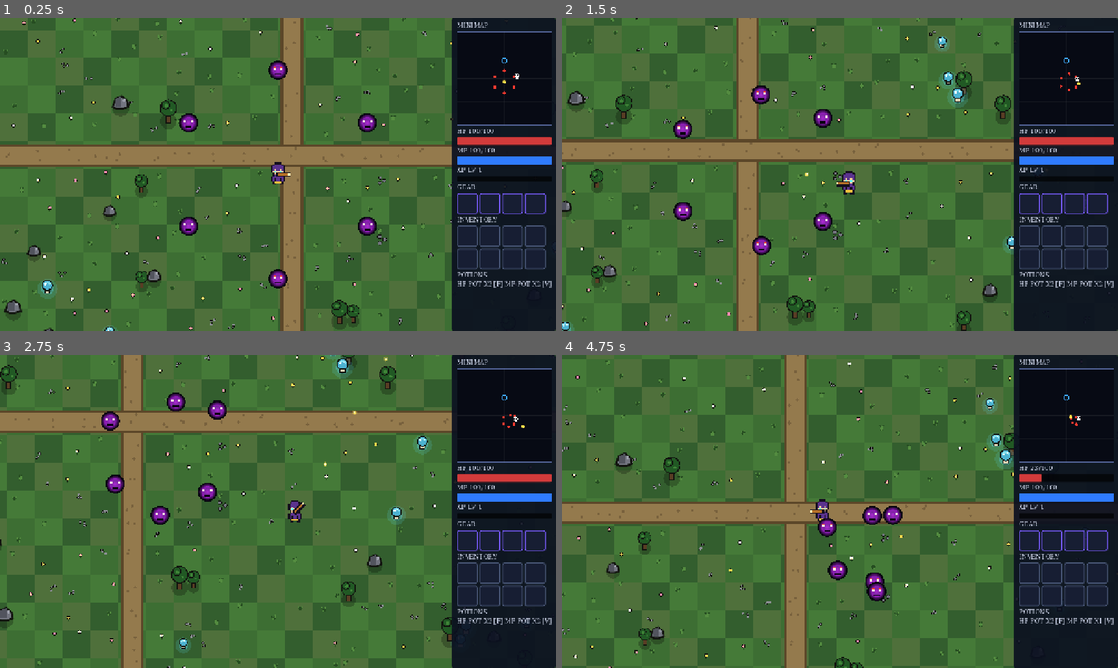
Above: before the commit, frames 1-4 (two rows, left to right).
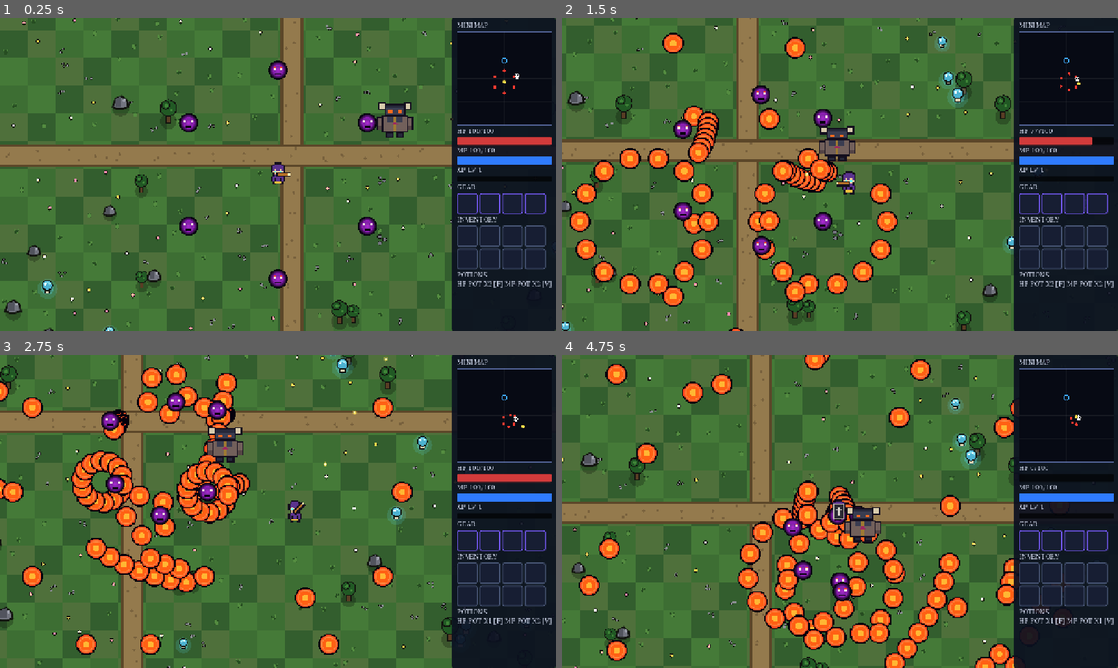
Above: after the commit, the same moments.

Repository: JaysTilted/gravebag-godot
Game: Godot game, scene res://src/main.tscn
The game is run twice, just before and just after one commit, with the same random seed, the same clock (stepped at 60 frames per second) and the same inputs.
Inputs (mouse positions are in pixels of both pictures, inside the frame that each line leads up to):
- Up to frame 1 (0.25 s): no input
- Up to frame 2 (1.5 s): move the mouse to (962, 158) at 0.52 s; hold D (move_right) 0.53-1.28 s; tap Space (ability_dash) at 0.6 s; click (962, 158) at 0.67 s; move the mouse to (728, 190) at 1.27 s; hold S (move_down) from 1.28 s (still down); tap I (autofire_toggle) at 1.35 s
- Up to frame 3 (2.75 s): move the mouse to (333, 442) at 2.02 s; release S (move_down) at 2.03 s; hold D (move_right) from 2.03 s (still down); tap F (potion_hp) at 2.1 s
- Up to frame 4 (4.75 s): move the mouse to (812, 574) at 2.77 s; release D (move_right) at 2.78 s; hold W (move_up) 2.78-3.53 s; tap V (potion_mp) at 2.85 s; click (812, 574) at 2.92 s; move the mouse to (1006, 558) at 3.52 s; hold A (move_left) from 3.53 s (still down); tap Space (ability_dash) at 3.6 s; move the mouse to (673, 464) at 4.27 s; tap I (autofire_toggle) at 4.35 s

The runs differ from the first frame. In frame 1, 0.6% of the frame differs, in the area x 67-75%, y 26-39%; in frame 2, 8.6%; in frame 3, 11%; in frame 4, 44%, in the area x 0-94%, y 0-100%.

Commit message:
CCGS final: wire HUD juice via play_varied/death_sting, warm-bullet readability, bug-bash nulls/stuck states

Diff:
--- a/src/bosses/warden.gd
+++ b/src/bosses/warden.gd
@@ -76,7 +76,13 @@
 	hp = max_hp
 	phase = Phase.ONE
 	fire_left = volley_interval_p1
+	# Ghost drift like CombatEnemy (damage travels via bullets, never
+	# contact): without this a code-spawned warden keeps default 1/1 layers
+	# and can wedge against realm prop blockers or shove the player.
+	collision_layer = 2
+	collision_mask = 0
 	_ensure_sprite()
+	_ensure_shape()
 
 
 func _process(_delta: float) -> void:
@@ -329,9 +335,32 @@
 
 
 func _ensure_sprite() -> void:
+	# Dive spawns the warden via WardenScript.new() (no scene), so there is
+	# no Body child: create one or the boss fights invisible with no taunt
+	# flash. Scene-spawned wardens already have Body; just fill its texture.
 	var spr := get_node_or_null("Body") as Sprite2D
-	if spr != null and spr.texture == null:
+	if spr == null:
+		spr = Sprite2D.new()
+		spr.name = "Body"
+		spr.texture_filter = CanvasItem.TEXTURE_FILTER_NEAREST
+		spr.scale = Vector2(3, 3)
 		spr.texture = make_brute_texture()
+		add_child(spr)
+	elif spr.texture == null:
+		spr.texture = make_brute_texture()
+
+
+func _ensure_shape() -> void:
+	# Code-spawned wardens have no CollisionShape2D (scene provides it).
+	# Ghost shape keeps move_and_slide stable without adding new blockers.
+	var col := get_node_or_null("CollisionShape2D") as CollisionShape2D
+	if col == null:
+		col = CollisionShape2D.new()
+		col.name = "CollisionShape2D"
+		var circle := CircleShape2D.new()
+		circle.radius = 20.0
+		col.shape = circle
+		add_child(col)
 
 
 static func _px(img: Image, x: int, y: int, c: Color) -> void:
--- a/src/combat/bullet.gd
+++ b/src/combat/bullet.gd
@@ -4,9 +4,9 @@
 ##
 ## One instance flies one shot at a time; a [CombatBulletPool] owns the
 ## instances and reuses them, so gameplay never allocates mid-volley.
-## Look (rotmg-feel: dense bright enemy shots with white cores vs thin cyan
-## player needle) is code-generated — see [method make_texture], dark outlines
-## included, no external assets.
+## Look (rotmg-feel: dense bright enemy shots with warm orange/red cores vs
+## thin cyan player needle + cool white/cyan loot) is code-generated — see
+## [method make_texture], dark outlines included, no external assets.
 ##
 ## Collision convention (no player files touched; player side must match):
 ## layer 1 = player body, layer 2 = enemies,
@@ -40,7 +40,7 @@
 
 ## True while flying. False while parked in the pool.
 var active := false
-## Team.PLAYER (thin cyan needle) or Team.ENEMY (dense bright orb, white core).
+## Team.PLAYER (thin cyan needle) or Team.ENEMY (dense warm orb, orange/red core).
 var team: int = Team.ENEMY
 ## Collision radius in pixels. Also scales the sprite.
 var radius := BASE_RADIUS
@@ -123,9 +123,16 @@
 		deactivate()
 		return
 	if is_inside_tree():
-		var bounds: Rect2 = get_viewport_rect().grow(DESPAWN_MARGIN)
-		if not bounds.has_point(global_position):
-			deactivate()
+		var vp := get_viewport()
+		if vp != null:
+			# Camera-aware despawn: viewport rect is screen space, so map
+			# it back to world space. The old raw has_point(global_position)
+			# check killed off-screen-world bullets the moment the camera
+			# scrolled (world y != screen y) and thinned real fights.
+			var screen := get_viewport_rect().grow(DESPAWN_MARGIN)
+			var world_rect: Rect2 = vp.get_canvas_transform().affine_inverse() * screen
+			if not world_rect.has_point(global_position):
+				deactivate()
 
 
 ## Team look: collision layer/mask, texture (cached), needle faces travel dir.
@@ -151,8 +158,10 @@
 
 
 ## Code-generated bullet art (dark outlines, no assets). Enemy orbs are dense
-## and bright with white cores; player shots are thin cyan needles with a
-## white-hot center stripe. Results are cached by team + rounded radius.
+## warm shots with orange/red cores (danger reads instantly); player shots
+## are thin cyan needles with a white-hot center stripe. Loot/XP pips stay
+## cool white/cyan so they never read as danger. Results are cached by team +
+## rounded radius.
 static func make_texture(p_team: int, p_radius: float) -> ImageTexture:
 	var key: String = "%d_%d" % [p_team, int(roundf(p_radius))]
 	if _tex_cache.has(key):
@@ -172,8 +181,9 @@
 	return tex
 
 
-## Dense bright orb: near-black high-contrast outline, hot yellow-orange
-## band, big pure-white core. Reads instantly on a 1280x720 frame.
+## Warm danger orb: near-black high-contrast outline, orange-red band, hot
+## orange core with a yellow-hot heart. Reads instantly on a 1280x720 frame
+## and never confuses with cool white/cyan loot pips.
 static func _orb_pixel(p: Vector2) -> Color:
 	var d: float = p.length()
 	if d > 15.0:
@@ -182,8 +192,10 @@
 		return Color(0.02, 0.0, 0.05, 1.0)
 	if d > 9.5:
 		var t: float = (d - 9.5) / 3.5  # 0 core-side .. 1 outline-side
-		return Color(1.0, lerpf(1.0, 0.25, t), lerpf(0.95, 0.1, t), 1.0)
-	return Color(1.0, 1.0, 1.0, 1.0)
+		return Color(1.0, lerpf(0.55, 0.25, t), lerpf(0.25, 0.1, t), 1.0)
+	if d > 4.5:
+		return Color(1.0, 0.38, 0.08, 1.0)
+	return Color(1.0, 0.72, 0.2, 1.0)
 
 
 ## Thin cyan needle, drawn pointing up: dark outline, cyan body, white core.
--- a/src/combat/bullet_pool.gd
+++ b/src/combat/bullet_pool.gd
@@ -47,7 +47,7 @@
 	damage: float = 8.0
 ) -> Bullet:
 	for b in _bullets:
-		if not b.active:
+		if is_instance_valid(b) and not b.active:
 			b.fire(origin, direction, speed, team, radius, curve, damage)
 			return b
 	dropped_shots += 1
@@ -77,7 +77,7 @@
 func active_count() -> int:
 	var n := 0
 	for b in _bullets:
-		if b.active:
+		if is_instance_valid(b) and b.active:
 			n += 1
 	return n
 
@@ -85,5 +85,6 @@
 ## Park every bullet (scene transitions, test teardown). Never allocates.
 func clear_all() -> void:
 	for b in _bullets:
-		b.deactivate()
+		if is_instance_valid(b):
+			b.deactivate()
 	dropped_shots = 0
--- a/src/combat/enemy.gd
+++ b/src/combat/enemy.gd
@@ -133,6 +133,8 @@
 
 func _process(delta: float) -> void:
 	_pulse += delta
+	if _sprite == null or not is_instance_valid(_sprite):
+		return
 	if _state == State.DEAD:
 		if respawn_delay > 0.0:
 			_respawn -= delta
@@ -178,7 +180,15 @@
 	_timer = initial_delay
 	_flash = 0.0
 	visible = true
-	_shape.set_deferred("disabled", false)
+	# Stuck-telegraph fix: a corpse that died mid-windup kept its red pulse
+	# + swell + warning ring on the first visible reform frame. Reset to clean.
+	if _sprite != null and is_instance_valid(_sprite):
+		_sprite.modulate = Color.WHITE
+		_sprite.scale = Vector2.ONE
+	_telegraph_drawn = false
+	queue_redraw()
+	if _shape != null and is_instance_valid(_shape):
+		_shape.set_deferred("disabled", false)
 	set_physics_process(true)
 
 
@@ -186,7 +196,10 @@
 	_state = State.DEAD
 	_respawn = respawn_delay
 	visible = false
-	_shape.set_deferred("disabled", true)
+	_telegraph_drawn = false
+	queue_redraw()
+	if _shape != null and is_instance_valid(_shape):
+		_shape.set_deferred("disabled", true)
 	set_physics_process(false)
 	died.emit(self)
 
--- a/src/game/dive.gd
+++ b/src/game/dive.gd
@@ -99,7 +99,9 @@
 		draw_rect(Rect2(Vector2(-9, -9), Vector2(18, 18)), tint, true)
 		draw_rect(Rect2(Vector2(-9, -9), Vector2(18, 18)), Color(0.05, 0.04, 0.08, 1.0), false, 2.0)
 		draw_rect(Rect2(Vector2(-9, -2), Vector2(18, 4)), Color(0, 0, 0, 0.25), true)
-		draw_circle(Vector2.ZERO, 3.0, Color.WHITE)
+		# Cool loot knot (pale cyan-white) vs warm enemy bullets: danger reads
+		# instantly, loot never does.
+		draw_circle(Vector2.ZERO, 3.0, Color(0.7, 1.0, 1.0))
 
 
 ## Grave marker: dark stone with pale cross. Persists for the dive.
@@ -361,6 +363,9 @@
 		foe.set("bullet_damage", 8.0 * dmg_mult)
 		foe.set("preferred_range", 240.0)
 		foe.set("move_speed", 150.0)
+	# Dive owns population (fresh spawn on a timer); the enemy self-respawn
+	# clock would reform a queue-free corpse for one stale frame.
+	foe.set("respawn_delay", 0.0)
 	foe.set("windup_time", 0.5)
 	foe.set("cooldown_time", 1.15)
 	foe.set("initial_delay", 0.35)
@@ -519,11 +524,31 @@
 
 
 func _track_minions() -> void:
+	for m in minions.duplicate():
+		if not is_instance_valid(m):
+			minions.erase(m)
 	for c in get_children():
 		if c.get_script() == MinionScript and not minions.has(c):
 			minions.append(c)
+			_ensure_minion_sprite(c)
 			if (c as Node).has_signal("died") and not (c as Node).is_connected("died", _on_minion_died):
 				(c as Node).connect("died", _on_minion_died)
+
+
+func _ensure_minion_sprite(m: Node) -> void:
+	# Minion stubs spawned via Minion.new() have no Body child (the scene
+	# provides it): build one or phase-2 adds fight invisible.
+	if m == null or not is_instance_valid(m):
+		return
+	if (m as Node).get_node_or_null("Body") != null:
+		return
+	var spr := Sprite2D.new()
+	spr.name = "Body"
+	spr.texture_filter = CanvasItem.TEXTURE_FILTER_NEAREST
+	spr.scale = Vector2(2, 2)
+	if MinionScript.has_method("make_stub_texture"):
+		spr.texture = MinionScript.make_stub_texture()
+	m.add_child(spr)
 
 
 # ── Loot / XP / death ─────────────────────────────────────────────────
@@ -568,6 +593,8 @@
 	var at := PLAYER_SPAWN
 	if enemy is Node2D and is_instance_valid(enemy):
 		at = (enemy as Node2D).global_position
+	_hud_spawn_damage(at, _xp_for_tier(tier), Color(1.0, 0.85, 0.3))
+	_hud_notify_kill()
 	_spawn_bag(at, tier)
 	# Corpse cleanup: wave-1 enemies reform on their own timer, but the dive
 	# owns population, so free the corpse and schedule a fresh spawn.
@@ -585,6 +612,8 @@
 	var at := PORTAL_POS
 	if is_instance_valid(warden):
 		at = (warden as Node2D).global_position
+	_hud_spawn_damage(at, 220, Color(1.0, 0.6, 0.2))
+	_hud_notify_kill()
 	_spawn_bag(at, tier)
 	_grant_xp(220)
 	if is_instance_valid(warden):
@@ -597,6 +626,11 @@
 	minions.erase(_minion)
 	kills += 1
 	_play_sfx("kill")
+	var mat := PORTAL_POS
+	if _minion is Node2D and is_instance_valid(_minion):
+		mat = (_minion as Node2D).global_position
+	_hud_spawn_damage(mat, 20, Color(1.0, 0.85, 0.3))
+	_hud_notify_kill()
 	_grant_xp(20)
 
 
@@ -608,6 +642,7 @@
 	(bag as Node).queue_free()
 	pickups += 1
 	_grant_xp(_xp_for_tier(tier))
+	_hud_bag_pickup(tier)
 	_play_sfx("pickup")
 	_capture("pickup", "04-pickup-moment")
 
@@ -621,12 +656,15 @@
 	var after: int = int(ledger.get("level"))
 	if after > before or after > _last_level:
 		_play_sfx("levelup")
+		_hud_level_up(after)
+		if before < 20 and after >= 20:
+			_hud_fame_flip()
 	_last_level = maxi(_last_level, after)
 
 
 func _on_player_died() -> void:
 	deaths += 1
-	_play_sfx("death")
+	_play_sfx("death_sting")
 	var pos := PLAYER_SPAWN
 	if is_instance_valid(player):
 		pos = (player as Node2D).global_position
@@ -650,6 +688,10 @@
 	if is_instance_valid(player):
 		(player as Node).queue_free()
 	player = null
+	# Fresh diver must not eat a stale volley on frame one: park all live
+	# enemy bullets with the old diver.
+	if pool != null and is_instance_valid(pool) and pool.has_method("clear_all"):
+		pool.call("clear_all")
 	ledger = XpLedgerScript.new()
 	_last_level = 1
 	_pot_hp = 2
@@ -724,10 +766,54 @@
 	_play_sfx("ui_click")
 
 
+func _hud_spawn_damage(at: Vector2, amount: Variant, color: Color) -> void:
+	if hud == null or not is_instance_valid(hud):
+		return
+	if not hud.has_method("spawn_damage"):
+		return
+	hud.call("spawn_damage", at, amount, color)
+
+
+func _hud_notify_kill() -> void:
+	if hud == null or not is_instance_valid(hud):
+		return
+	if not hud.has_method("notify_kill"):
+		return
+	hud.call("notify_kill")
+
+
+func _hud_level_up(level: int) -> void:
+	if hud == null or not is_instance_valid(hud):
+		return
+	if not hud.has_method("show_level_up"):
+		return
+	hud.call("show_level_up", level)
+
+
+func _hud_bag_pickup(tier: String) -> void:
+	if hud == null or not is_instance_valid(hud):
+		return
+	if hud.has_method("notify_bag_pickup"):
+		hud.call("notify_bag_pickup", tier)
+	if hud.has_method("show_toast"):
+		hud.call("show_toast", "PICKED UP  %s" % tier.to_upper())
+
+
+func _hud_fame_flip() -> void:
+	if hud == null or not is_instance_valid(hud):
+		return
+	if not hud.has_method("play_fame_flip"):
+		return
+	hud.call("play_fame_flip")
+
+
 func _play_sfx(kind: String) -> void:
-	if sfx_player == null or not sfx_player.has_method("play"):
+	if sfx_player == null or not is_instance_valid(sfx_player):
+		return
+	if not sfx_player.has_method("play_varied"):
 		return
 	var stream: AudioStreamWAV = null
+	var sound_name := kind
 	match kind:
 		"shoot":
 			stream = SfxScript.shoot()
@@ -745,11 +831,18 @@
 			stream = SfxScript.levelup()
 		"death":
 			stream = SfxScript.death()
+		"death_sting":
+			stream = SfxScript.death_sting()
 		"extract":
 			stream = SfxScript.extract()
+		"fame_tick":
+			stream = SfxScript.fame_tick()
 		_:
 			stream = SfxScript.ui_click()
-	sfx_player.call("play", stream)
+			sound_name = "ui_click"
+	if stream == null:
+		return
+	sfx_player.call("play_varied", stream, sound_name)
 
 
 func _tick_respawns(delta: float) -> void:
